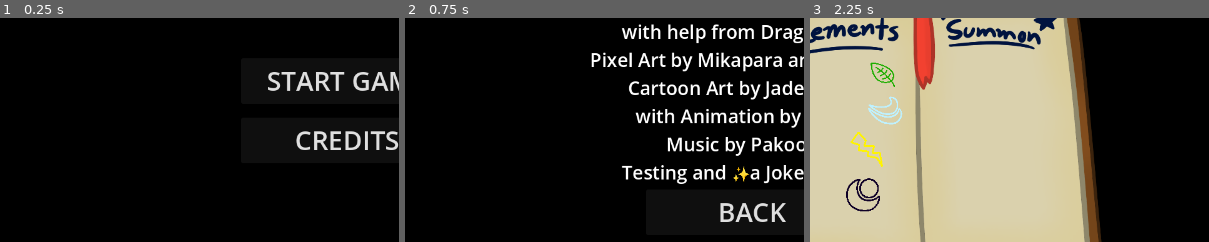
Above: before the commit, frames 1-3 (left to right).
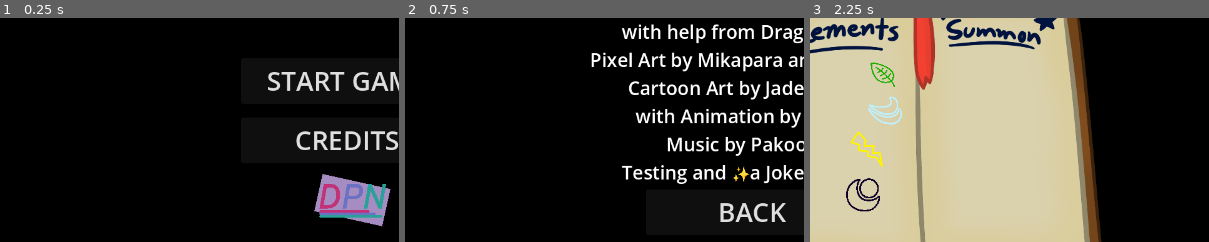
Above: after the commit, the same moments.

Repository: DigiDuncan/DPNJam1
Game: Godot game, scene res://menu.tscn
Two runs of this game, one before a commit and one after it. Both use one fixed random seed, a clock stepped at 60 frames per second and the inputs below.
Inputs:
- Up to frame 1 (0.25 s): no input
- Up to frame 2 (0.75 s): click "CREDITS" at 0.5 s
- Up to frame 3 (2.25 s): click "BACK" at 1.25 s; click "START GAME" at 2 s
The pictures show only the part of the screen within x 6-56%, y 50-100%; the shares and areas given below are measured in that part.

The runs differ from the first frame. In frame 1, 3.1% of the frame differs, in the area x 78-98%, y 69-94%; in frame 2, nothing differs; in frame 3, nothing differs.

Commit message:
add more DPN logo

Diff:
--- a/menu.tscn
+++ b/menu.tscn
@@ -1,9 +1,10 @@
-[gd_scene load_steps=5 format=3 uid="uid://cac1cooti63vc"]
+[gd_scene load_steps=6 format=3 uid="uid://cac1cooti63vc"]
 
 [ext_resource type="Script" path="res://MainMenuButton.gd" id="1_8asid"]
 [ext_resource type="Texture2D" uid="uid://dj08t07ghfl0g" path="res://Background.png" id="1_n8p0p"]
 [ext_resource type="Script" path="res://CreditsButton.gd" id="2_d2gsq"]
 [ext_resource type="Script" path="res://Background.gd" id="2_j7lj6"]
+[ext_resource type="Texture2D" uid="uid://ddx2rn2wqjpo6" path="res://dpn.png" id="5_i2pop"]
 
 [node name="Menu" type="Node2D"]
 
@@ -54,5 +55,10 @@
 script = ExtResource("2_j7lj6")
 metadata/_edit_lock_ = true
 
+[node name="Dpn" type="Sprite2D" parent="."]
+position = Vector2(639, 653)
+scale = Vector2(0.123047, 0.123047)
+texture = ExtResource("5_i2pop")
+
 [connection signal="pressed" from="MainMenuButton" to="MainMenuButton" method="_on_pressed"]
 [connection signal="pressed" from="CreditsButton" to="CreditsButton" method="_on_pressed"]
